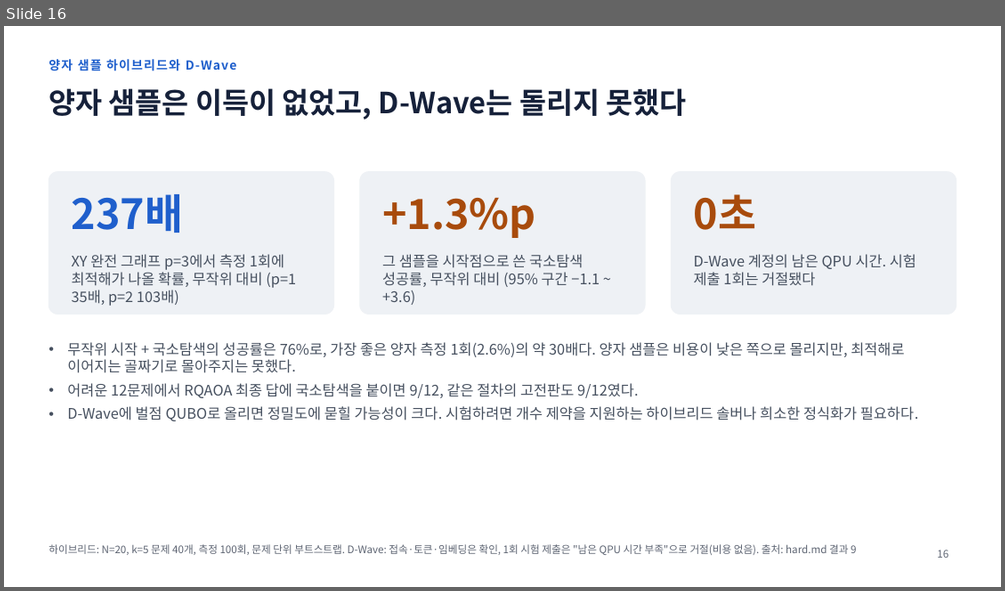
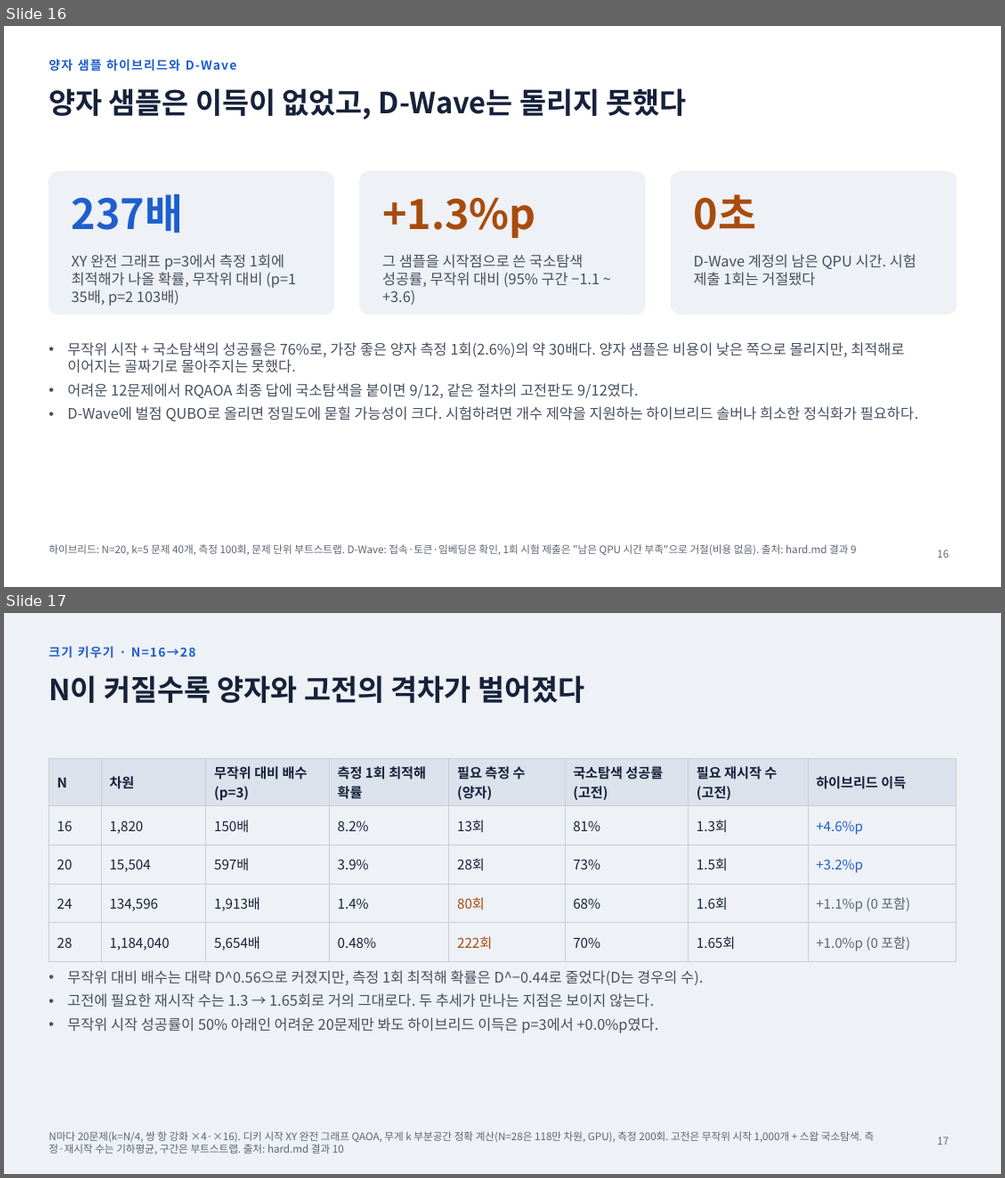
Before and after one commit to 202155570/norma-qaoa, a slide deck: docs/qaoa_research_report_2026-11-19.pptx. Shown one above the other, each under a label of ours: slide 16 before the commit, slides 16 and 17 after it. The pictures are 1005x591 and 1005x1178 pixels, drawn with LibreOffice and Linux fonts; fonts in the diff are those of the drawing. Boxes give left, top, right and bottom in pixels: in the first picture for what was removed or moved away, otherwise in the second. Text is boxed around its words. In the diff, an @@ line names an element or a change of style, - is before the commit and + after.

```diff
--- a/docs/qaoa_research_report_2026-11-19.pptx
+++ b/docs/qaoa_research_report_2026-11-19.pptx
@@ slide 17 added at [4,613,1001,1174], background #EEF1F5 @@
@@ text added at [48,646,196,658], 12 pt, text #1F5FCC, bold @@
+크기 키우기 · N=16→28
@@ title added at [48,675,584,703], 28 pt, text #16213A, bold @@
+N이 커질수록 양자와 고전의 격차가 벌어졌다
@@ table added at [48,759,956,955], 5 rows, 8 columns @@
+N | 차원 | 무작위 대비 배수 (p=3) | 측정 1회 최적해 확률 | 필요 측정 수 (양자) | 국소탐색 성공률 (고전) | 필요 재시작 수 (고전) | 하이브리드 이득
+16 | 1,820 | 150배 | 8.2% | 13회 | 81% | 1.3회 | +4.6%p
+20 | 15,504 | 597배 | 3.9% | 28회 | 73% | 1.5회 | +3.2%p
+24 | 134,596 | 1,913배 | 1.4% | 80회 | 68% | 1.6회 | +1.1%p (0 포함)
+28 | 1,184,040 | 5,654배 | 0.48% | 222회 | 70% | 1.65회 | +1.0%p (0 포함)
@@ text added at [67,970,703,1033], 14 pt, text #46505F @@
+• 무작위 대비 배수는 대략 D^0.56으로 커졌지만, 측정 1회 최적해 확률은 D^−0.44로 줄었다(D는 경우의 수).
+• 고전에 필요한 재시작 수는 1.3 → 1.65회로 거의 그대로다. 두 추세가 만나는 지점은 보이지 않는다.
+• 무작위 시작 성공률이 50% 아래인 어려운 20문제만 봐도 하이브리드 이득은 p=3에서 +0.0%p였다.
@@ text added at [48,1131,874,1154], 10 pt, text #5E6573 @@
+N마다 20문제(k=N/4, 쌍 항 강화 ×4·×16). 디키 시작 XY 완전 그래프 QAOA, 무게 k 부분공간 정확 계산(N=28은 118만 차원, GPU), 측정 200회. 고전은 무작위 시작 1,000개 + 스왑 국소탐색. 측정·재시작 수는 기하평균, 구간은 부트스트랩. 출처: hard.md 결과 10
@@ page number added at [937,1136,948,1144], 10 pt, text #5E6573 @@
+17
```
Also in this commit, not shown: 6 slides changed, 2 other slides added, 24 other files.
